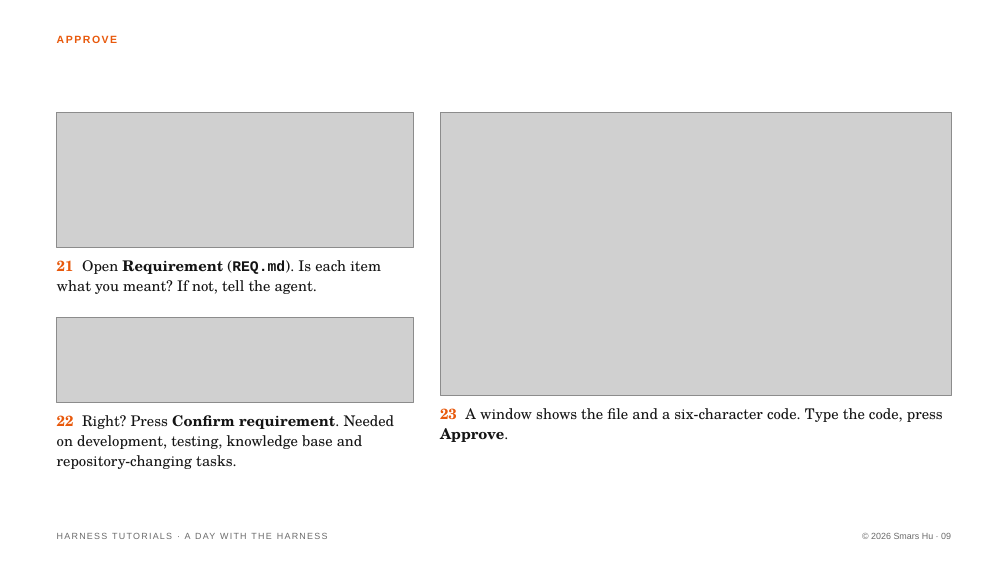
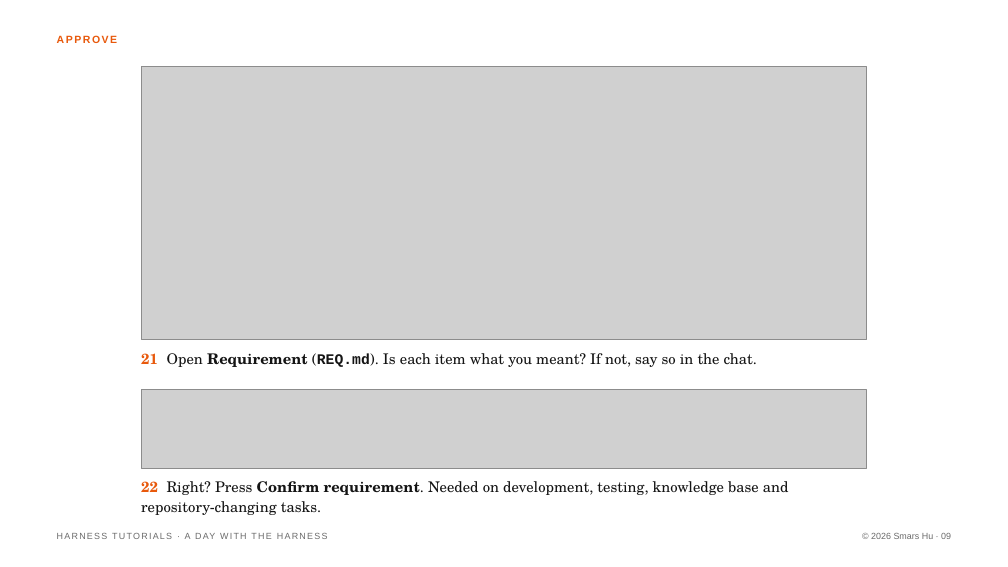
Before and after one commit to Smars-Bin-Hu/ai-exploration, a slide deck: slide 9 of source/tutorials/1_day.pptx. Drawn at 1008x567 pixels with LibreOffice and Linux fonts; fonts in the diff are those of the drawing; grey boxes stand for pictures. Boxes give left, top, right and bottom in pixels: in the first picture for what was removed or moved away, otherwise in the second. Text is boxed around its words. In the diff, an @@ line names an element or a change of style, - is before the commit and + after.

```diff
--- a/source/tutorials/1_day.pptx
+++ b/source/tutorials/1_day.pptx
@@ picture: place and size @@
-picture at (57,113,414,247)
+picture at (141,67,867,340)
@@ picture removed at (440,113,951,395) @@
@@ picture removed at (57,317,414,402) @@
@@ text at (141,353,757,367): text changed @@
-21 Open Requirement (REQ.md). Is each item what you meant? If not, tell the agent.
+21 Open Requirement (REQ.md). Is each item what you meant? If not, say so in the chat.
@@ picture added at (141,390,867,469) @@
@@ text removed at (440,408,943,442) @@
-23 A window shows the file and a six-character code. Type the code, press Approve.
@@ text "22 Right? Press Confirm requirement. ..." rewrapped from (57,415,395,469) to (141,481,789,515) @@
```
Also in this commit, not shown: 10 other slides changed, 1 slide added, 3 other files.
